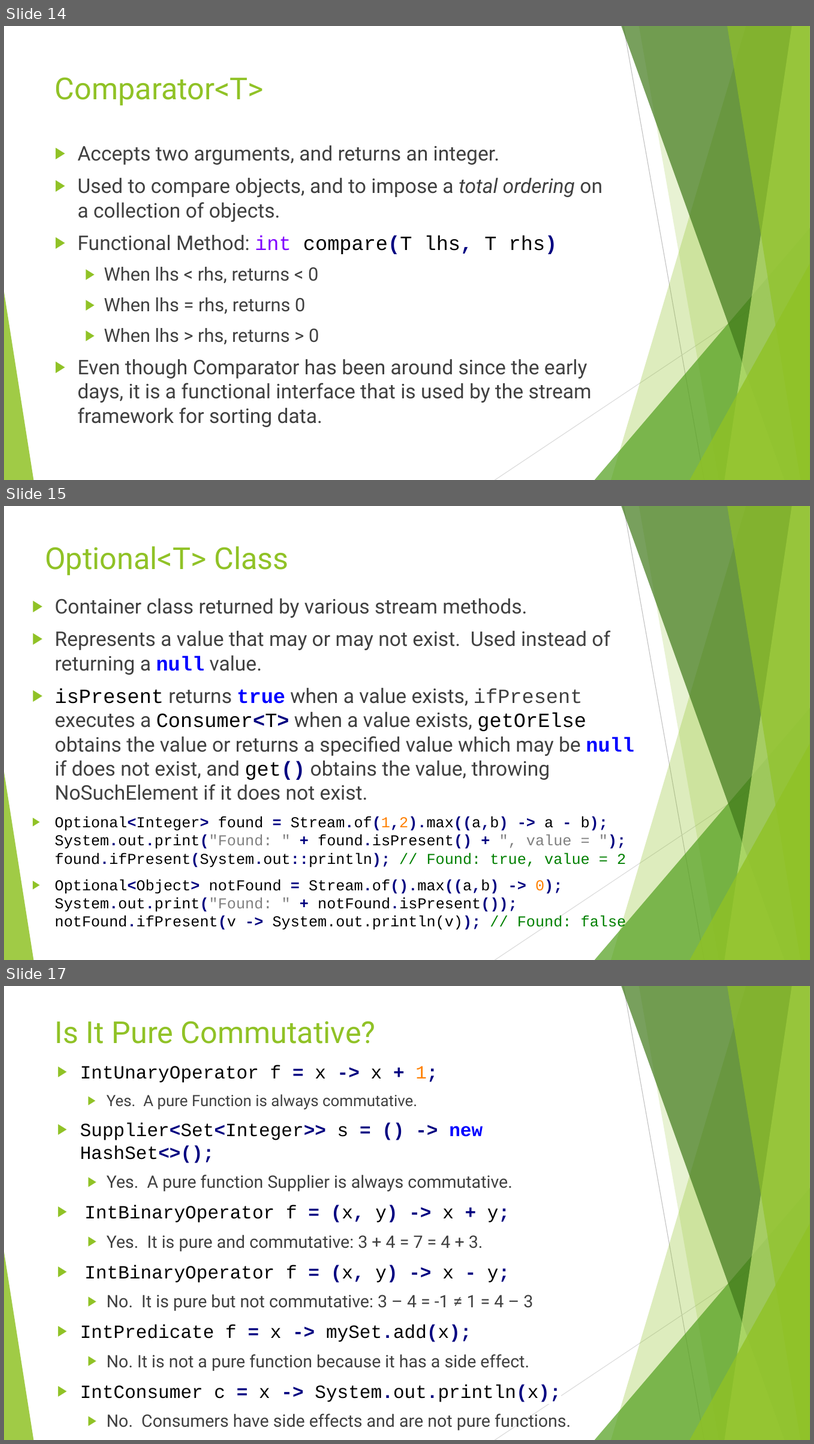
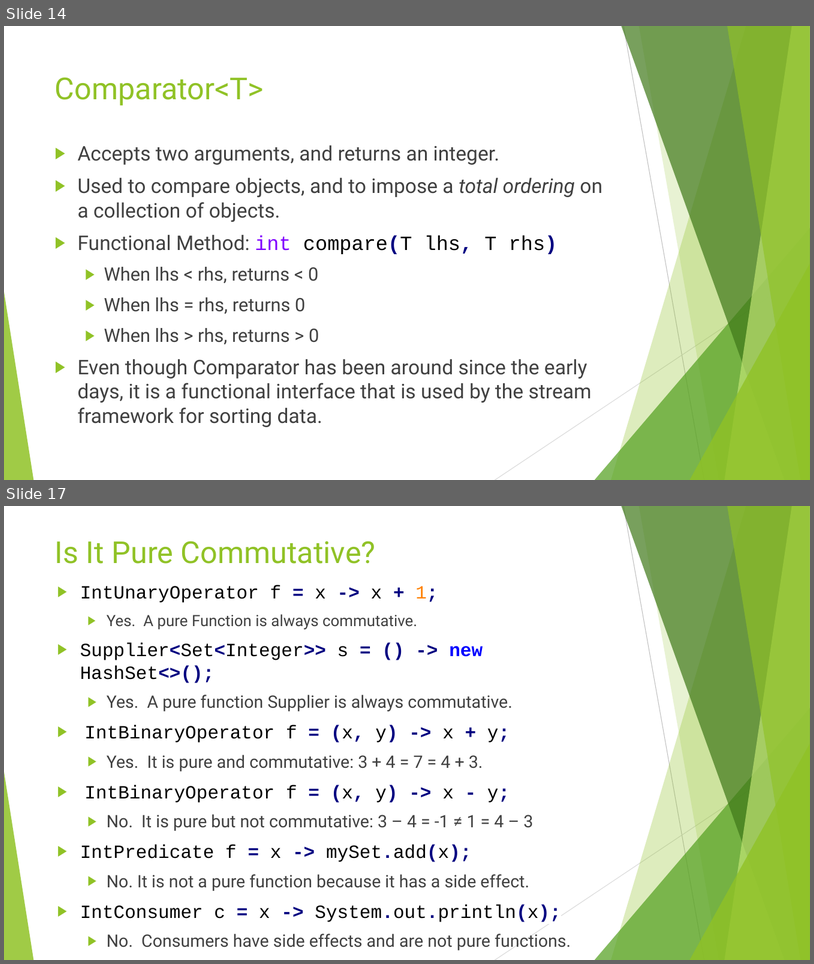
Before and after one commit to RichardRoda/2017-CodePaLOUsa-Lambda, a slide deck: Learning to Love the Lambda in the Stream.pptx. Shown one above the other, each under a label of ours: slides 14, 15 and 17 before the commit, slides 14 and 17 after it; the slides between them are not shown. The pictures are 814x1444 and 814x964 pixels, drawn with LibreOffice and Linux fonts; fonts in the diff are those of the drawing. Boxes give left, top, right and bottom in pixels: in the first picture for what was removed or moved away, otherwise in the second. Text is boxed around its words. In the diff, an @@ line names an element or a change of style, - is before the commit and + after.

```diff
--- a/Learning to Love the Lambda in the Stream.pptx
+++ b/Learning to Love the Lambda in the Stream.pptx
@@ slide 15 removed at (4, 506, 810, 960), background #FFFFFF; not listed: 10 template elements that a slide beside it also shows @@
@@ title removed at (45, 546, 288, 576) @@
-Optional<T> Class
@@ text removed at (55, 598, 635, 912) @@
-▶ Container class returned by various stream methods.
-▶ Represents a value that may or may not exist. Used instead of returning a null value.
-▶ isPresent returns true when a value exists, ifPresent executes a Consumer<T> when a value exists, getOrElse obtains the value or returns a specified value which may be null if does not exist, and get() obtains the value, throwing NoSuchElement if it does not exist.
-▶ Optional<Integer> found = Stream.of(1,2).max((a,b) -> a - b); System.out.print("Found: " + found.isPresent() + ", value = "); found.ifPresent(System.out::println); // Found: true, value = 2
-▶ Optional<Object> notFound = Stream.of().max((a,b) -> 0); System.out.print("Found: " + notFound.isPresent()); notFound.ifPresent(v -> System.out.println(v)); // Found: false
```
Also in this commit, not shown: 12 slides changed, 7 slides added, 1 other file.
